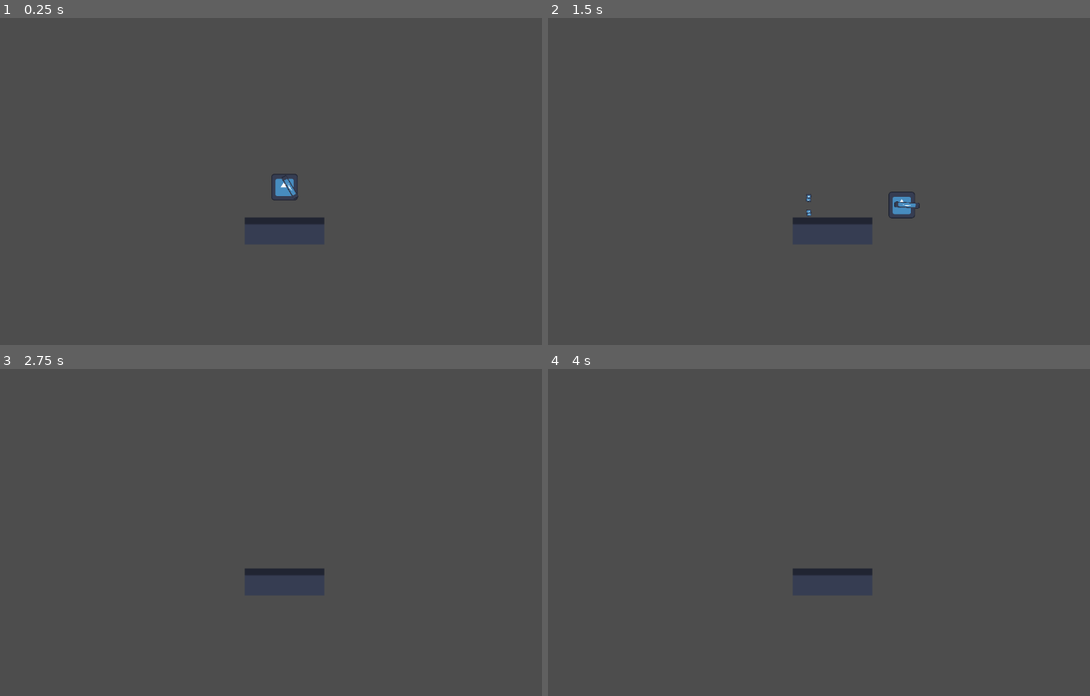
Above: before the commit, frames 1-4 (two rows, left to right).
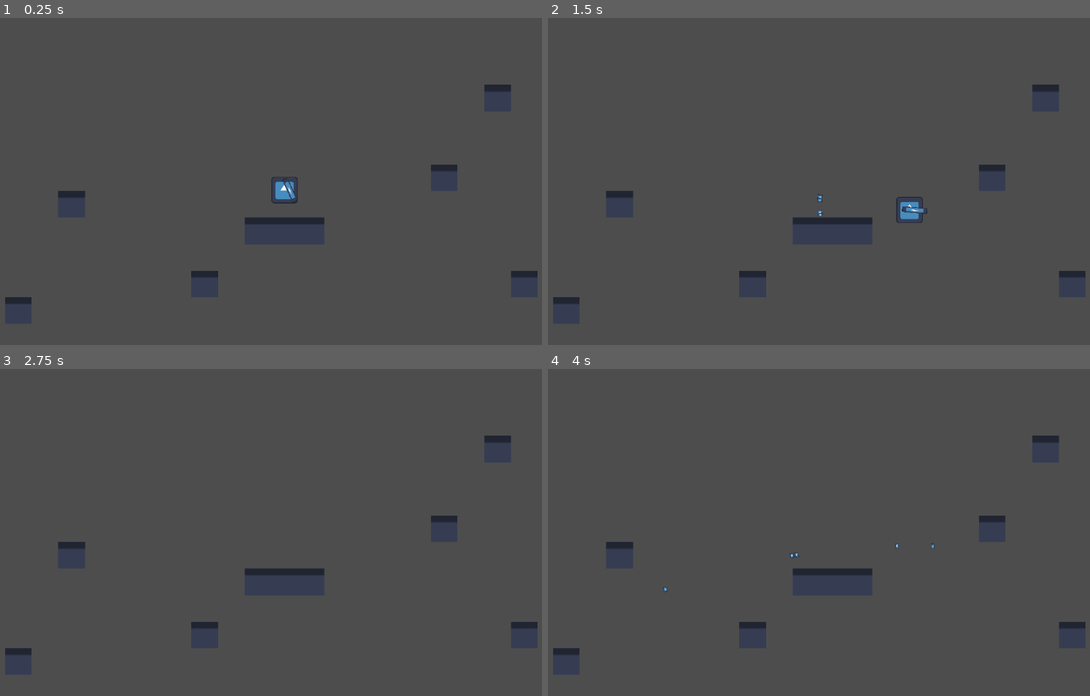
Above: after the commit, the same moments.

Repository: Beau1437/platformer
Game: Godot game, scene res://src/Game.tscn
Same seed, same stepped clock (60 frames per second), same inputs: the game is played once before the commit and once after it. The engine's default icon, where the game draws it, is replaced by a stand-in: a white triangle on a blue panel in a dark square.
Inputs (mouse positions are in pixels of both pictures, inside the frame that each line leads up to):
- Up to frame 1 (0.25 s): no input
- Up to frame 2 (1.5 s): move the mouse to (965, 158) at 0.52 s; hold D (move_right) from 0.53 s (still down); click (965, 158) at 0.6 s; tap Space (jump) at 0.77 s; move the mouse to (710, 194) at 1.27 s; click (710, 194) at 1.35 s
- Up to frame 3 (2.75 s): tap Space (jump) at 1.52 s; move the mouse to (341, 454) at 2.02 s; release D (move_right) at 2.03 s; hold A (move_left) from 2.03 s (still down); click (341, 454) at 2.1 s
- Up to frame 4 (4 s): tap Enter at 2.75 s; move the mouse to (802, 594) at 2.77 s; release A (move_left) at 2.78 s; hold D (move_right) from 2.78 s (still down); click (802, 594) at 2.85 s; tap Space (jump) at 3.02, 3.77 s; move the mouse to (1014, 578) at 3.52 s; click (1014, 578) at 3.6 s

The runs differ from the first frame. In frame 1, 0.9% of the frame differs, in the area x 0-100%, y 20-88%; in frame 2, 1.1%; in frame 3, 0.7%; in frame 4, 0.7%.

Commit message:
more testing stuff

Diff:
--- a/src/Game.tscn
+++ b/src/Game.tscn
@@ -1,4 +1,4 @@
-[gd_scene load_steps=10 format=3 uid="uid://7s7c2yjhvu1s"]
+[gd_scene load_steps=10 format=4 uid="uid://7s7c2yjhvu1s"]
 
 [ext_resource type="PackedScene" uid="uid://plgqppmsmbux" path="res://src/player/Player.tscn" id="1_wbfu4"]
 [ext_resource type="Script" uid="uid://c76stshie7bm" path="res://src/player/player.gd" id="2_xkndl"]
@@ -102,7 +102,7 @@
 
 [node name="Tiles" type="TileMapLayer" parent="."]
 scale = Vector2(8, 8)
-tile_map_data = PackedByteArray(0, 0, 0, 0, 2, 0, 0, 0, 3, 0, 0, 0, 0, 0, 1, 0, 2, 0, 0, 0, 3, 0, 0, 0, 0, 0, 255, 255, 2, 0, 0, 0, 3, 0, 0, 0, 0, 0)
+tile_map_data = PackedByteArray("AAAAAAIAAAADAAAAAAABAAIAAAADAAAAAAD//wIAAAADAAAAAAD9/wQAAAADAAAAAAD2/wUAAAADAAAAAAD4/wEAAAADAAAAAAAGAAAAAAADAAAAAAAIAP3/AAADAAAAAAAJAAQAAAADAAAAAAA=")
 tile_set = SubResource("TileSet_rgpsw")
 
 [node name="Camera2D" type="Camera2D" parent="."]
--- a/src/player/gun.gd
+++ b/src/player/gun.gd
@@ -16,4 +16,4 @@
 				bullet_instance.rotation = rotation + randf_range(0, 0.25)
 			else:
 				bullet_instance.rotation = rotation - randf_range(0, 0.25)
-			player.velocity -= Vector2(cos(rotation) * 500, sin(rotation) * 100)
+		player.velocity -= Vector2(cos(rotation) * 1200, sin(rotation) * 1200)
--- a/src/player/state.gd
+++ b/src/player/state.gd
@@ -3,7 +3,7 @@
 
 @export
 var move_speed = 400
-var gravity: int = 1500
+var gravity: int = 2000
 
 var parent: Player
 
